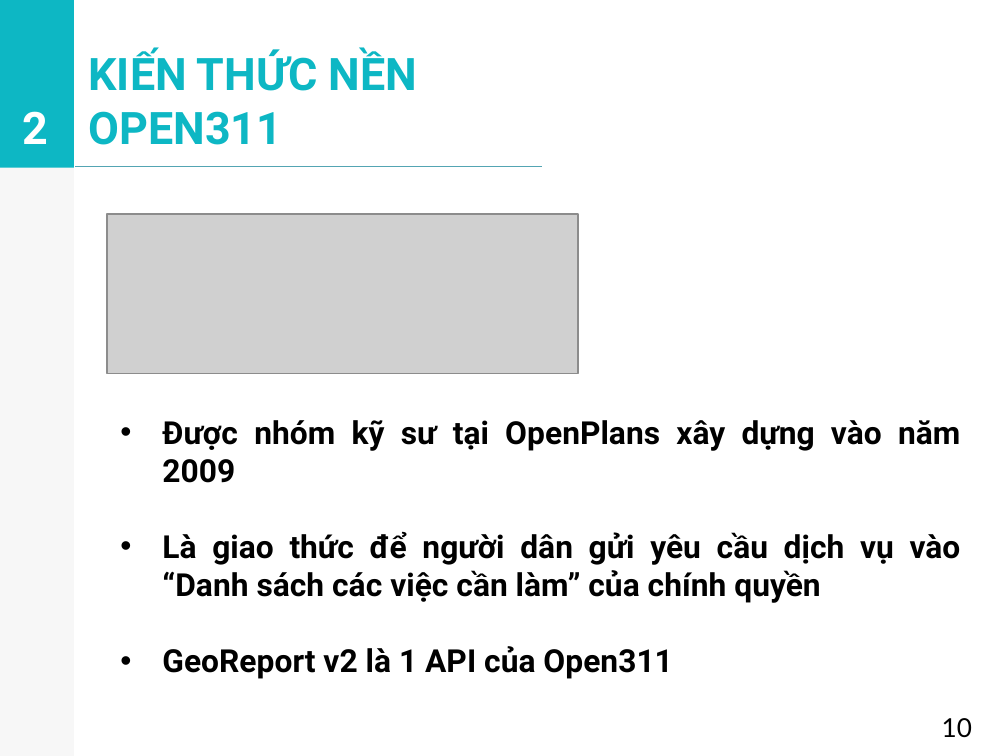
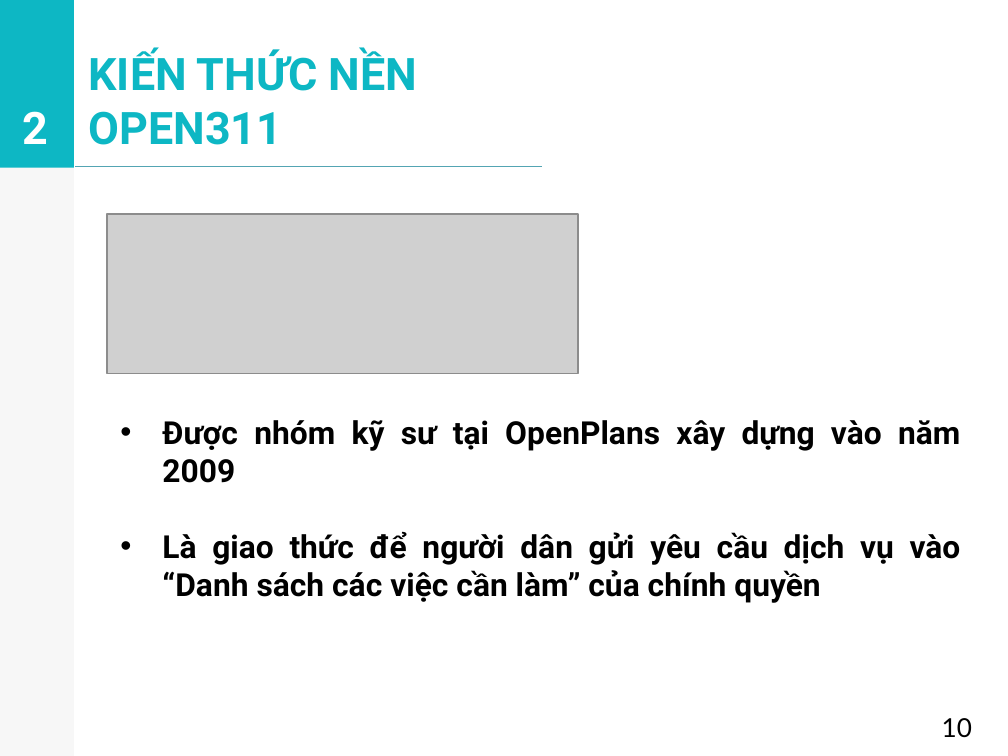
Before and after one commit to vovanluan/TTTN, a slide deck: slide 8 of BaoCao.pptx (slide 10 before the commit). Drawn at 1008x756 pixels with LibreOffice and Linux fonts; fonts in the diff are those of the drawing; grey boxes stand for pictures. Boxes give left, top, right and bottom in pixels: in the first picture for what was removed or moved away, otherwise in the second. Text is boxed around its words. In the diff, an @@ line names an element or a change of style, - is before the commit and + after.

```diff
--- a/BaoCao.pptx
+++ b/BaoCao.pptx
@@ text at (x1=162, y1=646, x2=672, y2=679): paragraph removed @@
-• GeoReport v2 là 1 API của Open311
```
Also in this commit, not shown: 3 other slides changed, 7 slides removed.
